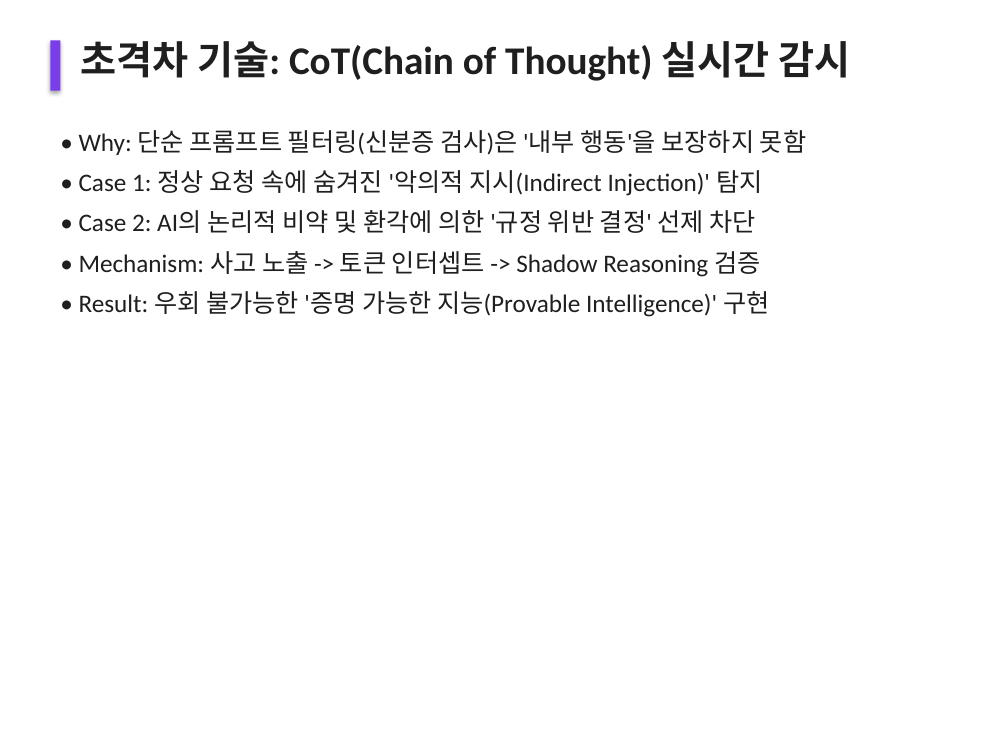
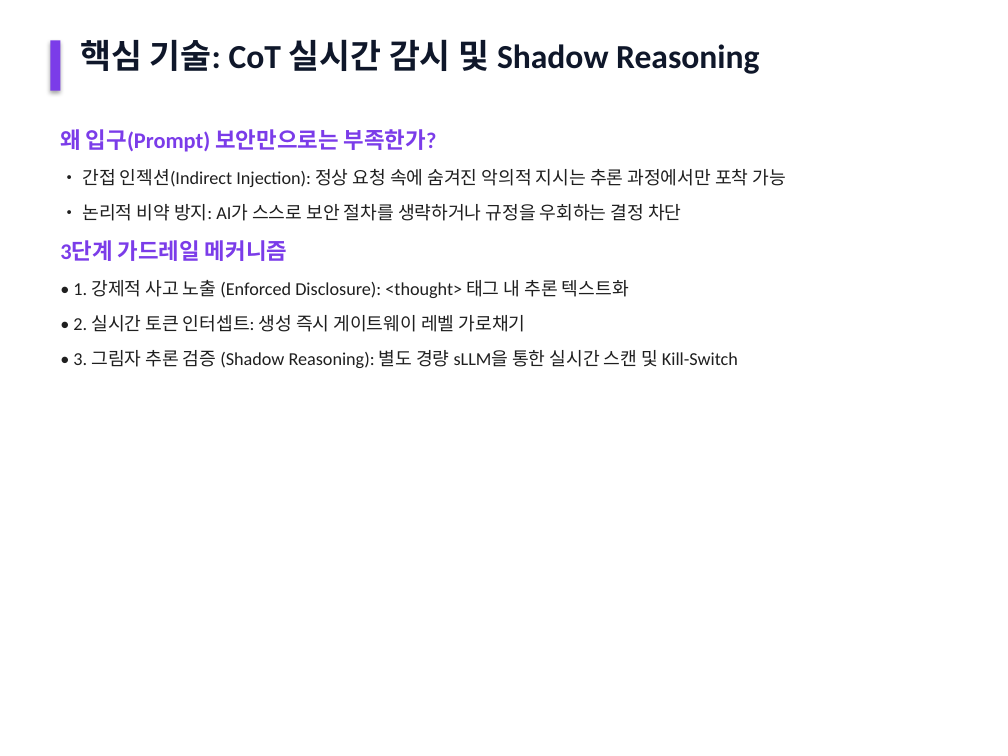
Before and after one commit to flyngcoq/ai_project, a slide deck: slide 7 of 40_Projects/Work/Safe_AI/Next_Gen_AI_Security_Strategy.pptx (slide 11 before the commit). Drawn at 1008x756 pixels with LibreOffice and Linux fonts; fonts in the diff are those of the drawing. Boxes give left, top, right and bottom in pixels: in the first picture for what was removed or moved away, otherwise in the second. Text is boxed around its words. In the diff, an @@ line names an element or a change of style, - is before the commit and + after.

```diff
--- a/40_Projects/Work/Safe_AI/Next_Gen_AI_Security_Strategy.pptx
+++ b/40_Projects/Work/Safe_AI/Next_Gen_AI_Security_Strategy.pptx
@@ text at box(80, 39, 760, 74): text changed; size 28 to 24 pt; text colour #1F1F1F to #0F172A @@
-초격차 기술: CoT(Chain of Thought) 실시간 감시
+핵심 기술: CoT 실시간 감시 및 Shadow Reasoning
@@ text at box(60, 129, 437, 152): text changed; size 18 to 16 pt; text colour #1F1F1F to #7B3CE9; bold on @@
-• Why: 단순 프롬프트 필터링(신분증 검사)은 '내부 행동'을 보장하지 못함
+왜 입구(Prompt) 보안만으로는 부족한가?
@@ text at box(82, 169, 786, 187): text changed; size 18 to 13 pt @@
-• Case 1: 정상 요청 속에 숨겨진 '악의적 지시(Indirect Injection)' 탐지
+• 간접 인젝션(Indirect Injection): 정상 요청 속에 숨겨진 악의적 지시는 추론 과정에서만 포착 가능
@@ text at box(82, 204, 681, 221): text changed; size 18 to 13 pt @@
-• Case 2: AI의 논리적 비약 및 환각에 의한 '규정 위반 결정' 선제 차단
+• 논리적 비약 방지: AI가 스스로 보안 절차를 생략하거나 규정을 우회하는 결정 차단
@@ text at box(60, 240, 287, 261): text changed; size 18 to 16 pt; text colour #1F1F1F to #7B3CE9; bold on @@
-• Mechanism: 사고 노출 -> 토큰 인터셉트 -> Shadow Reasoning 검증
+3단계 가드레일 메커니즘
@@ text at box(73, 280, 629, 298): text changed; size 18 to 13 pt @@
-• Result: 우회 불가능한 '증명 가능한 지능(Provable Intelligence)' 구현
+• 1. 강제적 사고 노출 (Enforced Disclosure): <thought> 태그 내 추론 텍스트화
@@ text added at box(73, 315, 526, 332), 13 pt, text #1F1F1F @@
+• 2. 실시간 토큰 인터셉트: 생성 즉시 게이트웨이 레벨 가로채기
@@ text added at box(73, 350, 738, 368), 13 pt, text #1F1F1F @@
+• 3. 그림자 추론 검증 (Shadow Reasoning): 별도 경량 sLLM을 통한 실시간 스캔 및 Kill-Switch
```
Also in this commit, not shown: 3 other slides changed, 8 slides added, 9 slides removed, 1 other file.
